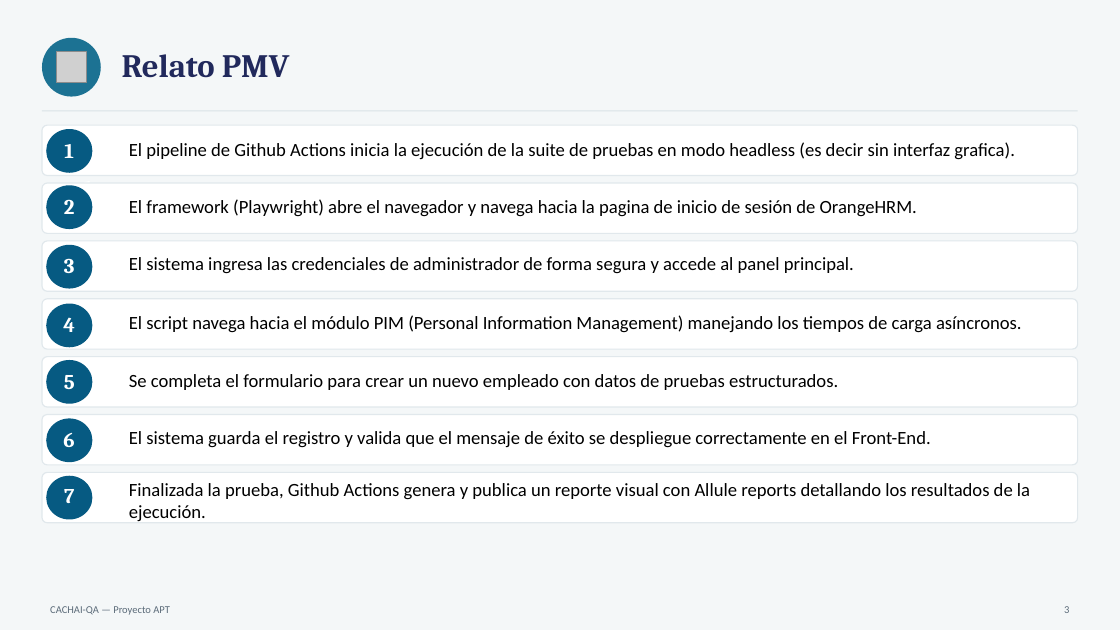
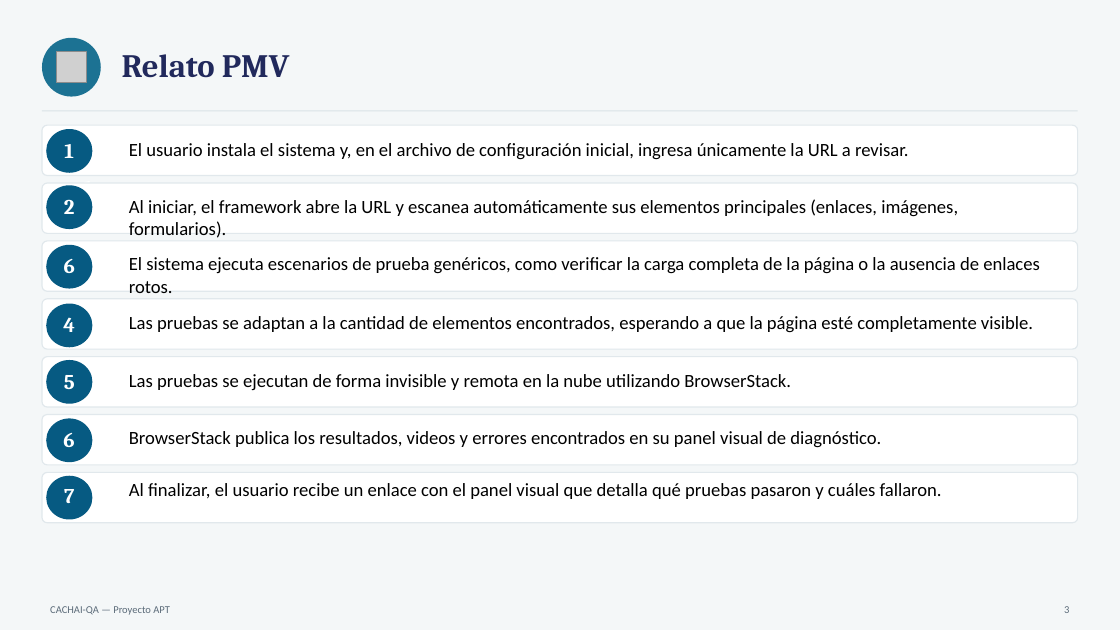
Before and after one commit to JoValdiviaMendoza/CACHAI-QA, a slide deck: slide 6 of Fase 1/Evidencias Grupales/Presentacion Proyecto.pptx. Drawn at 1120x630 pixels with LibreOffice and Linux fonts; fonts in the diff are those of the drawing; grey boxes stand for pictures. Boxes give left, top, right and bottom in pixels: in the first picture for what was removed or moved away, otherwise in the second. Text is boxed around its words. In the diff, an @@ line names an element or a change of style, - is before the commit and + after.

```diff
--- a/Fase 1/Evidencias Grupales/Presentacion Proyecto.pptx
+++ b/Fase 1/Evidencias Grupales/Presentacion Proyecto.pptx
@@ text at bbox=[129, 143, 909, 160]: text changed @@
-El pipeline de Github Actions inicia la ejecución de la suite de pruebas en modo headless (es decir sin interfaz grafica).
+El usuario instala el sistema y, en el archivo de configuración inicial, ingresa únicamente la URL a revisar.
@@ text at bbox=[129, 199, 958, 217]: text changed @@
-El framework (Playwright) abre el navegador y navega hacia la pagina de inicio de sesión de OrangeHRM.
+Al iniciar, el framework abre la URL y escanea automáticamente sus elementos principales (enlaces, imágenes, formularios).
@@ text at bbox=[64, 259, 75, 273]: text changed @@
-3
+6
@@ text at bbox=[129, 257, 1040, 274]: text changed @@
-El sistema ingresa las credenciales de administrador de forma segura y accede al panel principal.
+El sistema ejecuta escenarios de prueba genéricos, como verificar la carga completa de la página o la ausencia de enlaces rotos.
@@ text at bbox=[129, 316, 1033, 333]: text changed @@
-El script navega hacia el módulo PIM (Personal Information Management) manejando los tiempos de carga asíncronos.
+Las pruebas se adaptan a la cantidad de elementos encontrados, esperando a que la página esté completamente visible.
@@ text at bbox=[129, 374, 791, 390]: text changed @@
-Se completa el formulario para crear un nuevo empleado con datos de pruebas estructurados.
+Las pruebas se ejecutan de forma invisible y remota en la nube utilizando BrowserStack.
@@ text at bbox=[129, 431, 881, 448]: text changed @@
-El sistema guarda el registro y valida que el mensaje de éxito se despliegue correctamente en el Front-End.
+BrowserStack publica los resultados, videos y errores encontrados en su panel visual de diagnóstico.
@@ text at bbox=[129, 483, 942, 499]: text changed @@
-Finalizada la prueba, Github Actions genera y publica un reporte visual con Allule reports detallando los resultados de la ejecución.
+Al finalizar, el usuario recibe un enlace con el panel visual que detalla qué pruebas pasaron y cuáles fallaron.
```
Also in this commit, not shown: 12 other slides changed.
